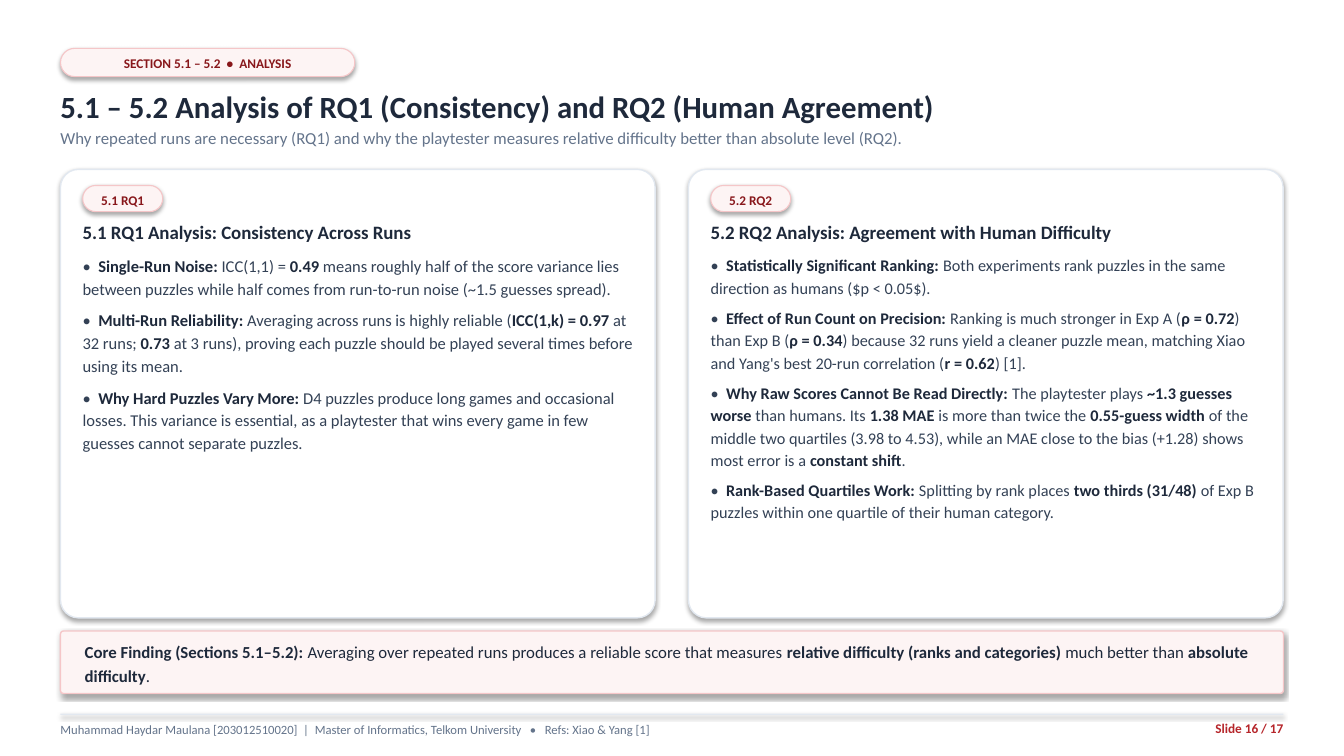
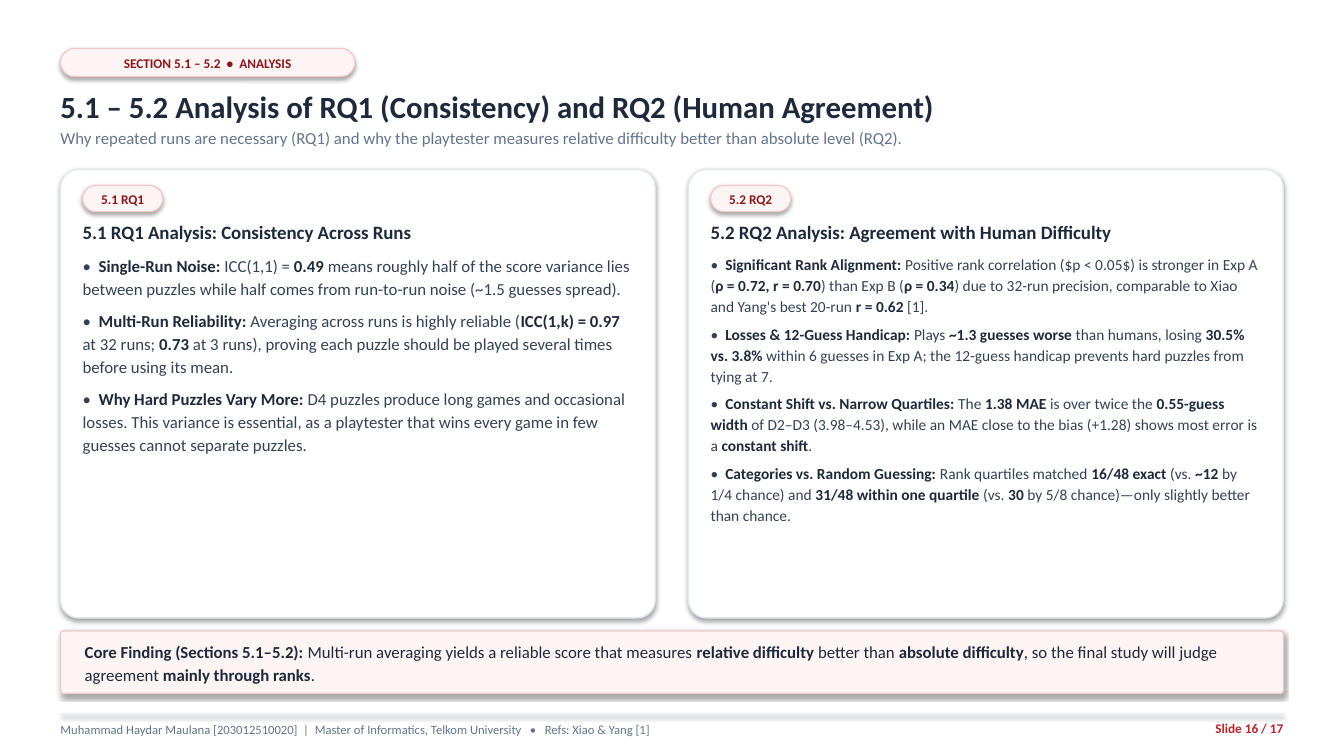
Before and after one commit to haydariday/Thesis, a slide deck: slide 16 of docs/thesis-1/thesis-progress-slides.pptx. Drawn at 1344x756 pixels with LibreOffice and Linux fonts; fonts in the diff are those of the drawing. Boxes give left, top, right and bottom in pixels: in the first picture for what was removed or moved away, otherwise in the second. Text is boxed around its words. In the diff, an @@ line names an element or a change of style, - is before the commit and + after.

```diff
--- a/docs/thesis-1/thesis-progress-slides.pptx
+++ b/docs/thesis-1/thesis-progress-slides.pptx
@@ text at bbox=[83, 260, 630, 454]: size 11.8 to 12 pt @@
@@ text at bbox=[711, 259, 1258, 521]: text changed; size 11.6 to 11 pt @@
-• Statistically Significant Ranking: Both experiments rank puzzles in the same direction as humans ($p < 0.05$).
-• Effect of Run Count on Precision: Ranking is much stronger in Exp A (ρ = 0.72) than Exp B (ρ = 0.34) because 32 runs yield a cleaner puzzle mean, matching Xiao and Yang's best 20-run correlation (r = 0.62) [1].
-• Why Raw Scores Cannot Be Read Directly: The playtester plays ~1.3 guesses worse than humans. Its 1.38 MAE is more than twice the 0.55-guess width of the middle two quartiles (3.98 to 4.53), while an MAE close to the bias (+1.28) shows most error is a constant shift.
-• Rank-Based Quartiles Work: Splitting by rank places two thirds (31/48) of Exp B puzzles within one quartile of their human category.
+• Significant Rank Alignment: Positive rank correlation ($p < 0.05$) is stronger in Exp A (ρ = 0.72, r = 0.70) than Exp B (ρ = 0.34) due to 32-run precision, comparable to Xiao and Yang's best 20-run r = 0.62 [1].
+• Losses & 12-Guess Handicap: Plays ~1.3 guesses worse than humans, losing 30.5% vs. 3.8% within 6 guesses in Exp A; the 12-guess handicap prevents hard puzzles from tying at 7.
+• Constant Shift vs. Narrow Quartiles: The 1.38 MAE is over twice the 0.55-guess width of D2–D3 (3.98–4.53), while an MAE close to the bias (+1.28) shows most error is a constant shift.
+• Categories vs. Random Guessing: Rank quartiles matched 16/48 exact (vs. ~12 by 1/4 chance) and 31/48 within one quartile (vs. 30 by 5/8 chance)—only slightly better than chance.
@@ text at bbox=[85, 645, 1217, 684]: text changed; bold off @@
-Core Finding (Sections 5.1–5.2): Averaging over repeated runs produces a reliable score that measures relative difficulty (ranks and categories) much better than absolute difficulty.
+Core Finding (Sections 5.1–5.2): Multi-run averaging yields a reliable score that measures relative difficulty better than absolute difficulty, so the final study will judge agreement mainly through ranks.
```
Also in this commit, not shown: 11 other slides changed, 15 other files.
